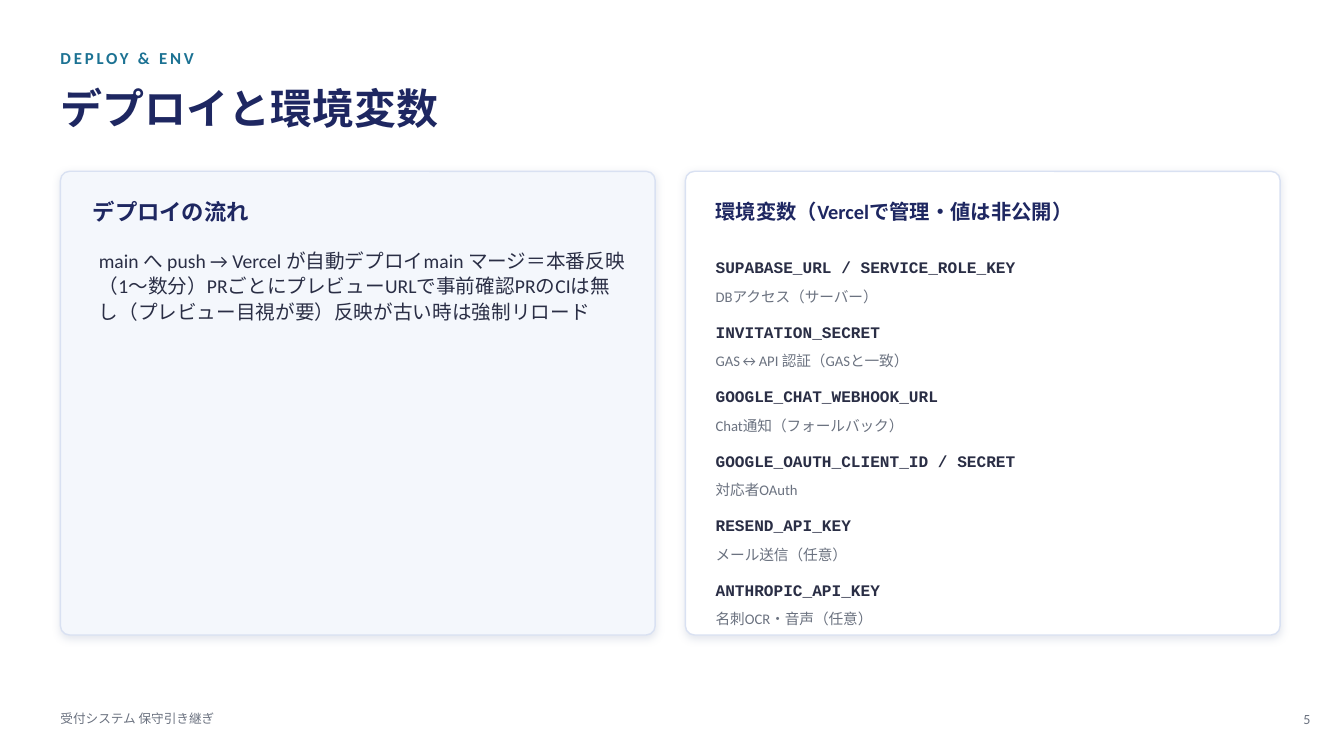
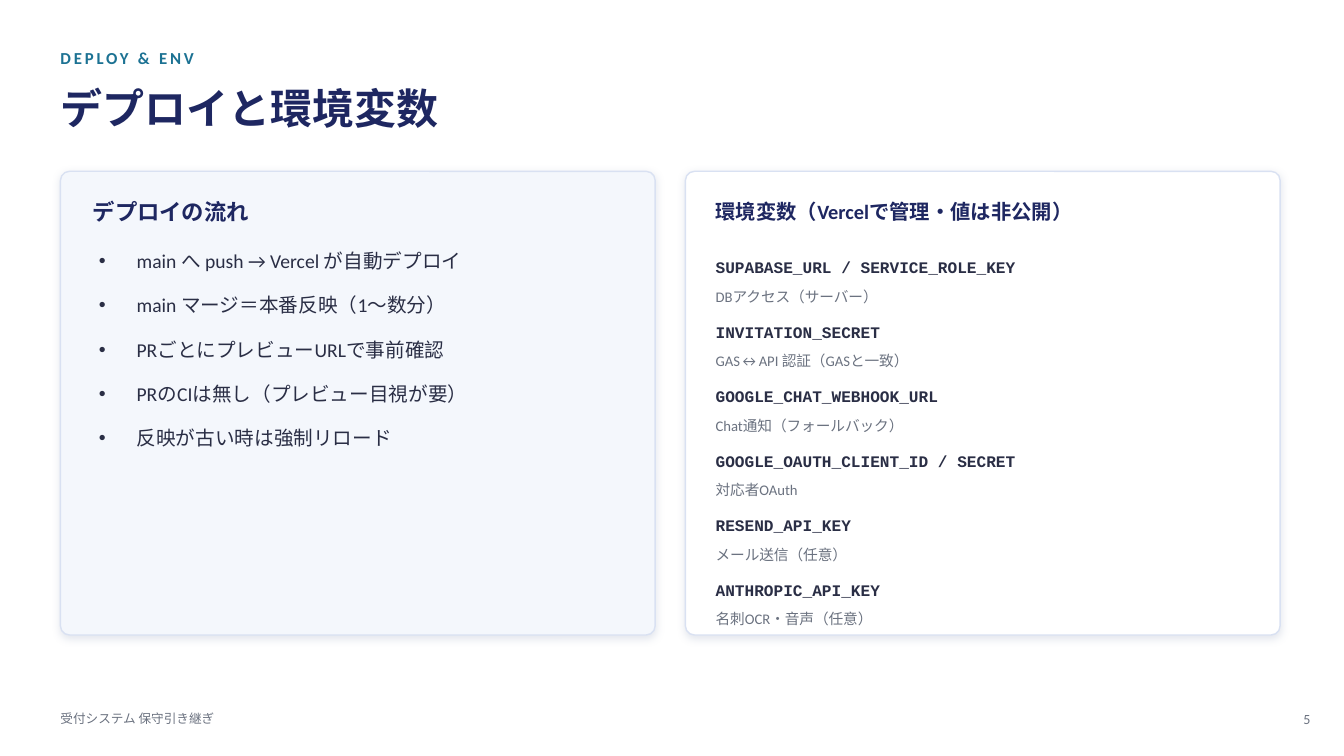
Before and after one commit to viva-eureka/reception-system, a slide deck: slide 5 of docs/受付システム_保守引き継ぎ.pptx. Drawn at 1344x756 pixels with LibreOffice and Linux fonts; fonts in the diff are those of the drawing. Boxes give left, top, right and bottom in pixels: in the first picture for what was removed or moved away, otherwise in the second. Text is boxed around its words. In the diff, an @@ line names an element or a change of style, - is before the commit and + after.

```diff
--- a/docs/受付システム_保守引き継ぎ.pptx
+++ b/docs/受付システム_保守引き継ぎ.pptx
@@ text at [137,251,468,447]: text changed @@
-main へ push → Vercel が自動デプロイmain マージ＝本番反映（1〜数分）PRごとにプレビューURLで事前確認PRのCIは無し（プレビュー目視が要）反映が古い時は強制リロード
+• main へ push → Vercel が自動デプロイ
+• main マージ＝本番反映（1〜数分）
+• PRごとにプレビューURLで事前確認
+• PRのCIは無し（プレビュー目視が要）
+• 反映が古い時は強制リロード
```
Also in this commit, not shown: 6 other slides changed.
